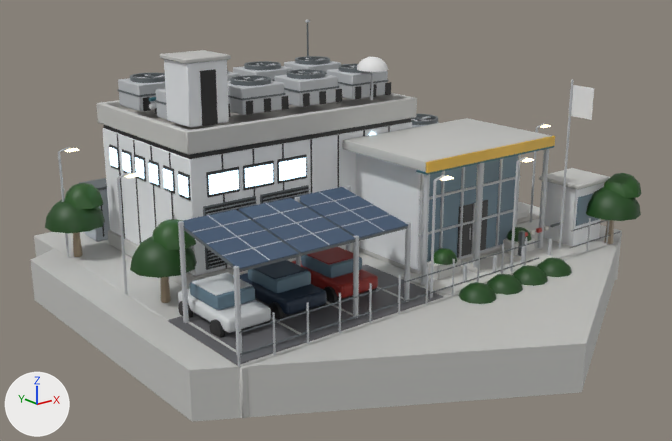
Two versions of the glTF model native/godot/assets/art/blender/aiDataCenter.glb, one commit apart.
Before and after are seen from a 50 mm lens placed at (-22.9, -28.3, 12.5), pointed at (-0.6, -0.4, 1.4). Every picture has the same lights, and +X, +Y and +Z are marked at lower left. The older version comes first. Vertices at exactly the same position are counted once.

The first picture shows 'asphalt', 'cladding', 'dark', 'glass', 'glow_cyan', 'leaf', 'metal', 'paint', 'pavers', 'solar', 'steel_dark', 'wall_concrete' and 5 more.
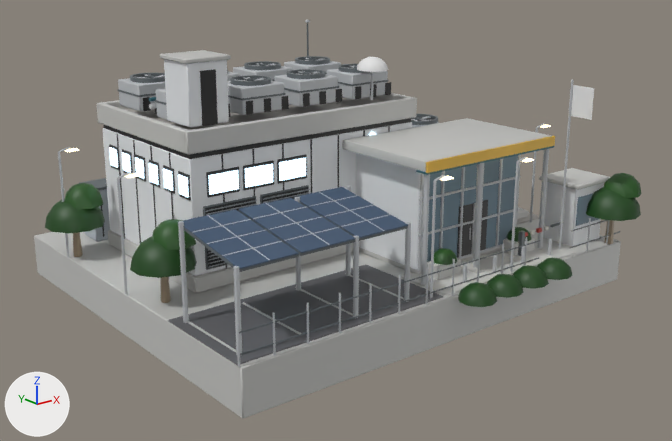
Patch to the scene script:
```diff
--- a/native/godot/assets/art/blender/aiDataCenter.glb.py
+++ b/native/godot/assets/art/blender/aiDataCenter.glb.py
@@ me_glass @@
 # used by ob_glass; location = (0.0, 0.0, 0.0)
-me_glass.from_pydata(...)  # 368 vertices, 624 faces; spans x -8.6..8.9, y -6.2..-1.0, z 0.4..4.4
+me_glass.from_pydata(...)  # 200 vertices, 300 faces; spans x 0.1..8.9, y -6.2..-1.0, z 0.4..4.4
+# me_glass part 1: the loose piece of 56 vertices spanning x -8.6..-7.1, y -4.5..-2.7, z 0.9..1.4 is deleted
+# me_glass part 2: the loose piece of 56 vertices spanning x -6.3..-4.8, y -4.5..-2.7, z 0.9..1.4 is deleted
+# me_glass part 3: the loose piece of 56 vertices spanning x -4.0..-2.5, y -4.5..-2.7, z 0.9..1.4 is deleted
 me_glass.materials.append(mat_glass)
@@ me_paint @@
 # used by ob_paint; location = (0.0, 0.0, 0.0)
-me_paint.from_pydata(...)  # 1149 vertices, 2100 faces; spans x -8.7..9.0, y -5.7..8.6, z 0.2..7.7
+me_paint.from_pydata(...)  # 789 vertices, 1404 faces; spans x -7.0..9.0, y -5.7..8.6, z 0.2..7.7
+# me_paint part 4: 6 loose pieces with 360 vertices, spanning x -8.7..-2.4, y -5.2..-2.0, z 0.4..1.4, are deleted
 me_paint.materials.append(mat_paint)
@@ me_wall_concrete @@
 # used by ob_wall_concrete; location = (0.0, 0.0, 0.0)
-me_wall_concrete.from_pydata(...)  # 460 vertices, 836 faces; spans x -10.7..10.7, y -12.3..12.3, z -1.6..8.3
+me_wall_concrete.from_pydata(...)  # 448 vertices, 816 faces; spans x -9.4..9.4, y -7.0..9.0, z -1.6..8.3
+# me_wall_concrete part 5: the loose piece of 12 vertices spanning x -10.7..10.7, y -12.3..12.3, z -1.6..0.1 is deleted
 me_wall_concrete.materials.append(mat_wall_concrete)
```

What differs and where, as boxes (x1, y1, x2, y2) in the pictures (672 x 441 px):
'wall_concrete', reshaped: before (30, 50, 622, 422); after (34, 50, 621, 418)
'glass', reshaped: before (190, 155, 598, 310); after (422, 155, 598, 262)
'paint', reshaped (mostly hidden afterwards): before (149, 57, 554, 333); after (149, 57, 554, 237)
part 1 of me_glass, deleted (blue): before (190, 273, 255, 310)
part 2 of me_glass, deleted (blue): before (248, 269, 311, 293)
part 3 of me_glass, deleted (blue): before (301, 255, 362, 278)
part 4 of me_paint, deleted: before (178, 247, 378, 333)
part 5 of me_wall_concrete, deleted: before (30, 202, 622, 422)
